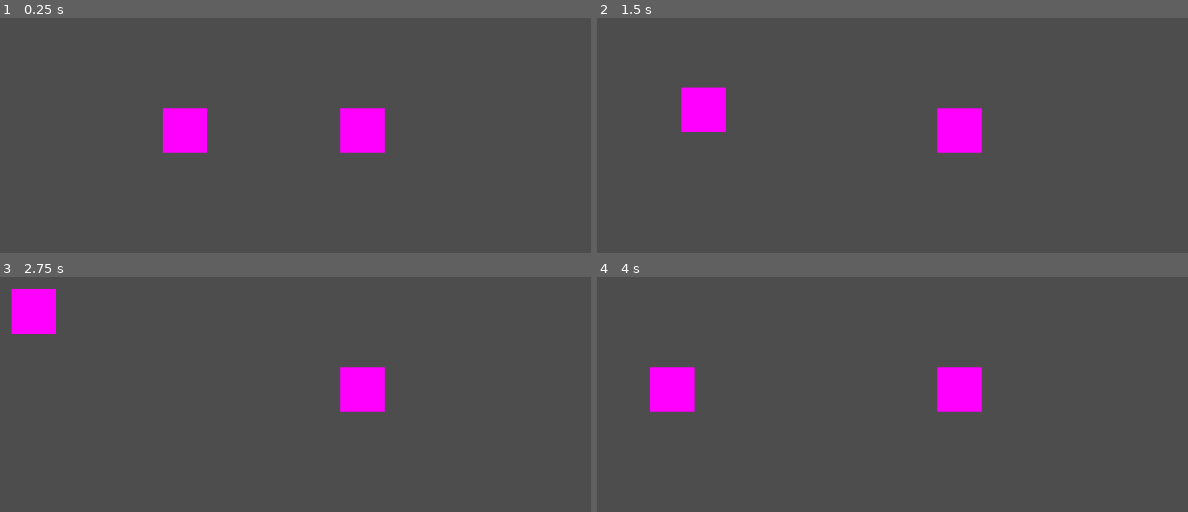
Above: before the commit, frames 1-4 (two rows, left to right).
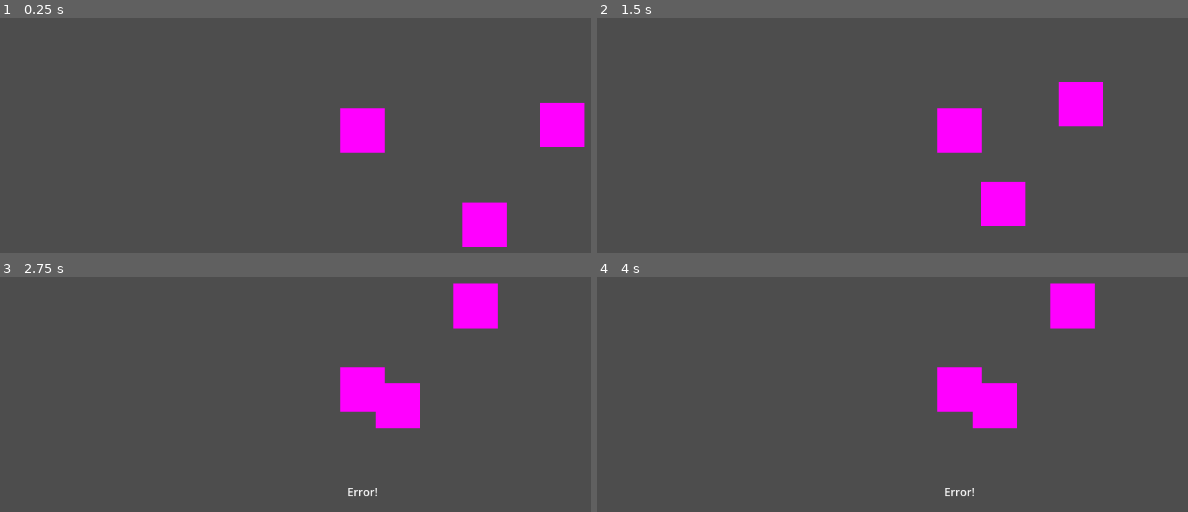
Above: after the commit, the same moments.

Repository: MastersUniversity/Deduction-RPG
Game: Godot game, scene res://main_game.tscn
Two runs of this game, one before a commit and one after it. Both use one fixed random seed, a clock stepped at 60 frames per second and the inputs below.
Inputs:
- Up to frame 1 (0.25 s): no input
- Up to frame 2 (1.5 s): tap Enter at 0.5 s; hold D (right) 0.53-1.28 s; tap Space (interact) at 0.6, 1.35 s; hold S (down) from 1.28 s (still down)
- Up to frame 3 (2.75 s): release S (down) at 2.03 s; hold D (right) from 2.03 s (still down); tap Space (interact) at 2.1 s
- Up to frame 4 (4 s): release D (right) at 2.78 s; hold W (up) 2.78-3.53 s; tap Space (interact) at 2.85, 3.6 s; hold A (left) from 3.53 s (still down)

The runs differ from the first frame. In frame 1, 4.3% of the frame differs, in the area x 27-99%, y 36-98%; in frame 2, 4.3%; in frame 3, 4.3%, in the area x 1-85%, y 2-94%; in frame 4, 4.3%.
Error after the commit: Invalid access to property or key 'NPC2' on a base object of type 'Dictionary'. (res://Scripts/Backend/Save.gd:29)

Commit message:
Inventory menu

Diff:
--- /dev/null
+++ b/Deduction-RPG/BoxContainer.gd
@@ -0,0 +1,34 @@
+extends BoxContainer
+
+
+# Called when the node enters the scene tree for the first time.
+func _ready():
+	var blue = load("res://light_blue128.png")
+	var i = 0
+	while len(Inventory.player_inventory) > i:
+		var itemObj = Inventory.player_inventory[i]
+		var nameText = itemObj.name
+		var textureObj = load(itemObj.image)
+		var descriptionText = itemObj.description
+
+		#create item slot
+		var vbox = VBoxContainer.new()
+		vbox.set_custom_minimum_size(Vector2(128,0))
+		vbox.set_tooltip_text(descriptionText)
+		#create item texture
+		var textureField = TextureRect.new()
+		textureField.set_texture(textureObj)
+		vbox.add_child(textureField)
+		#create item name label
+		var label1 = Label.new()
+		label1.text = nameText
+		label1.set_horizontal_alignment(1)
+		vbox.add_child(label1)
+		# Add the VBoxContainer to the scene
+		self.add_child(vbox)
+
+		i += 1
+
+# Called every frame. 'delta' is the elapsed time since the previous frame.
+func _process(delta):
+	pass
--- a/Deduction-RPG/Scripts/Backend/Item_Loader.gd
+++ b/Deduction-RPG/Scripts/Backend/Item_Loader.gd
@@ -5,7 +5,7 @@
 static func load_items():
 
 	# Opens the file
-	var item_file = FileAccess.open("res://Assets/Items.csv", FileAccess.READ)
+	var item_file = FileAccess.open("res://Assets/Items.txt", FileAccess.READ)
 
 	# Reads until the end of the file
 	while not item_file.eof_reached():
--- /dev/null
+++ b/Deduction-RPG/inlayer.gd
@@ -0,0 +1,11 @@
+extends CanvasLayer
+
+
+# Called when the node enters the scene tree for the first time.
+func _ready():
+	self.visible = false
+	pass
+
+# Called every frame. 'delta' is the elapsed time since the previous frame.
+func _process(delta):
+	pass
--- /dev/null
+++ b/Deduction-RPG/inventory.tscn
@@ -0,0 +1,18 @@
+[gd_scene load_steps=2 format=3 uid="uid://brthwt7cl5nuj"]
+
+[ext_resource type="PackedScene" uid="uid://bdtkp668lus6y" path="res://inventory_layer.tscn" id="1_uej53"]
+
+[node name="Inventory" type="Control"]
+layout_mode = 3
+anchor_left = -0.278
+anchor_top = 0.198
+anchor_right = -0.278
+anchor_bottom = 0.198
+offset_left = 336.256
+offset_top = -120.304
+offset_right = 1456.26
+offset_bottom = 63.696
+size_flags_horizontal = 4
+size_flags_vertical = 4
+
+[node name="CanvasLayer" parent="." instance=ExtResource("1_uej53")]
--- /dev/null
+++ b/Deduction-RPG/inventory_layer.tscn
@@ -0,0 +1,42 @@
+[gd_scene load_steps=4 format=3 uid="uid://bdtkp668lus6y"]
+
+[ext_resource type="Script" path="res://inlayer.gd" id="1_2nlmg"]
+[ext_resource type="Script" path="res://BoxContainer.gd" id="2_i62dt"]
+
+[sub_resource type="PlaceholderTexture2D" id="PlaceholderTexture2D_wgm4a"]
+
+[node name="CanvasLayer" type="CanvasLayer"]
+follow_viewport_enabled = true
+script = ExtResource("1_2nlmg")
+
+[node name="ColorRect" type="ColorRect" parent="."]
+offset_left = 32.0
+offset_top = 16.0
+offset_right = 1120.0
+offset_bottom = 192.0
+color = Color(0.313726, 0.258824, 0.0705882, 1)
+
+[node name="ItemContainer" type="BoxContainer" parent="."]
+custom_minimum_size = Vector2(128, 0)
+offset_left = 64.0
+offset_top = 32.0
+offset_right = 1088.0
+offset_bottom = 192.0
+script = ExtResource("2_i62dt")
+
+[node name="BoxContainer" type="BoxContainer" parent="ItemContainer"]
+custom_minimum_size = Vector2(128, 0)
+layout_mode = 2
+tooltip_text = "description"
+vertical = true
+
+[node name="TextureRect" type="TextureRect" parent="ItemContainer/BoxContainer"]
+layout_mode = 2
+texture = SubResource("PlaceholderTexture2D_wgm4a")
+expand_mode = 4
+
+[node name="Label" type="Label" parent="ItemContainer/BoxContainer"]
+layout_mode = 2
+text = "item"
+horizontal_alignment = 1
+autowrap_mode = 2
--- /dev/null
+++ b/Deduction-RPG/inventory_layout.gd
@@ -0,0 +1,11 @@
+extends Control
+
+
+# Called when the node enters the scene tree for the first time.
+func _ready():
+	self.visible = false
+
+
+# Called every frame. 'delta' is the elapsed time since the previous frame.
+func _process(delta):
+	pass
--- a/Deduction-RPG/main_game.tscn
+++ b/Deduction-RPG/main_game.tscn
@@ -1,7 +1,8 @@
-[gd_scene load_steps=6 format=3 uid="uid://4i3antgx1lrl"]
+[gd_scene load_steps=7 format=3 uid="uid://4i3antgx1lrl"]
 
 [ext_resource type="PackedScene" uid="uid://li84anpt6tgt" path="res://player.tscn" id="1_0ugav"]
 [ext_resource type="PackedScene" uid="uid://dqexcpw7i62ji" path="res://canvas_layer.tscn" id="2_emj8v"]
+[ext_resource type="PackedScene" uid="uid://bdtkp668lus6y" path="res://inventory_layer.tscn" id="2_iqqc1"]
 [ext_resource type="Script" path="res://NPC1.gd" id="3_71yfj"]
 
 [sub_resource type="RectangleShape2D" id="RectangleShape2D_2n5ev"]
@@ -9,15 +10,32 @@
 
 [sub_resource type="PlaceholderTexture2D" id="PlaceholderTexture2D_qdn70"]
 
-[node name="Node2D" type="Node2D"]
+[node name="game_scene" type="Node2D"]
 
 [node name="player" parent="." instance=ExtResource("1_0ugav")]
-position = Vector2(96, -160)
+position = Vector2(-576, 328)
 
-[node name="CanvasLayer" parent="." instance=ExtResource("2_emj8v")]
+[node name="Camera2D2" type="Camera2D" parent="player"]
+
+[node name="SubViewportContainer" type="SubViewportContainer" parent="player"]
+z_index = 12
+offset_left = -576.0
+offset_top = -328.0
+offset_right = 576.0
+offset_bottom = 312.0
+
+[node name="SubViewport" type="SubViewport" parent="player/SubViewportContainer"]
+transparent_bg = true
+handle_input_locally = false
+size = Vector2i(1152, 640)
+size_2d_override_stretch = true
+render_target_update_mode = 4
+
+[node name="CanvasLayerIn" parent="player/SubViewportContainer/SubViewport" instance=ExtResource("2_iqqc1")]
+layer = 10
 
 [node name="NPC1" type="Area2D" parent="."]
-position = Vector2(-192, -128)
+position = Vector2(-320, 352)
 script = ExtResource("3_71yfj")
 
 [node name="CollisionShape2D" type="CollisionShape2D" parent="NPC1"]
@@ -29,5 +47,20 @@
 scale = Vector2(64, 64.5)
 texture = SubResource("PlaceholderTexture2D_qdn70")
 
+[node name="CanvasLayer" parent="." instance=ExtResource("2_emj8v")]
+
+[node name="NPC2" type="Area2D" parent="."]
+position = Vector2(-432, 496)
+script = ExtResource("3_71yfj")
+
+[node name="CollisionShape2D" type="CollisionShape2D" parent="NPC2"]
+position = Vector2(32, -32)
+shape = SubResource("RectangleShape2D_2n5ev")
+
+[node name="Sprite2D" type="Sprite2D" parent="NPC2"]
+position = Vector2(32, -32)
+scale = Vector2(64, 64.5)
+texture = SubResource("PlaceholderTexture2D_qdn70")
+
 [connection signal="npcInteract" from="player" to="CanvasLayer" method="_on_player_npc_interact"]
 [connection signal="lockUpdate" from="CanvasLayer" to="player" method="_on_canvas_layer_lock_update"]
--- a/Deduction-RPG/player.gd
+++ b/Deduction-RPG/player.gd
@@ -12,20 +12,29 @@
 @onready var ray_right = $RayCast_RIGHT
 
 var unlock = true
+var iUnlock = true
 
 signal npcInteract(npcName)
 
 func _process (delta):
-	if unlock:
+	#locks actions while in a menu of some kind
+	if unlock and iUnlock:
 		if Input.is_action_just_pressed("interact"):
 			try_interact()
+		if Input.is_action_just_pressed("inventory"):
+			$"SubViewportContainer/SubViewport/CanvasLayerIn".visible = true
+			iUnlock = false
+	elif unlock and not iUnlock:
+		if Input.is_action_just_pressed("inventory"):
+			$"SubViewportContainer/SubViewport/CanvasLayerIn".visible = false
+			iUnlock = true
 
 func _physics_process(delta):
 
 	velocity = Vector2.ZERO
 
-	# inputs
-	if unlock:
+	#movement inputs
+	if unlock and iUnlock:
 		if Input.is_action_pressed("up"):
 			velocity.y += -1 * SPEED
 			facing = Vector2(0, -1)
@@ -63,6 +72,6 @@
 			var npcID=rayCast.get_collider().on_interact()
 			npcInteract.emit(npcID)
 			unlock = false
-
+#releases the lock on player movement and interactions
 func _on_canvas_layer_lock_update(boolean):
 	unlock = boolean
--- a/Deduction-RPG/player.tscn
+++ b/Deduction-RPG/player.tscn
@@ -33,5 +33,3 @@
 [node name="RayCast_RIGHT" type="RayCast2D" parent="."]
 target_position = Vector2(64, 0)
 collide_with_areas = true
-
-[node name="Camera2D" type="Camera2D" parent="."]
--- a/Deduction-RPG/project.godot
+++ b/Deduction-RPG/project.godot
@@ -46,3 +46,9 @@
 , Object(InputEventKey,"resource_local_to_scene":false,"resource_name":"","device":-1,"window_id":0,"alt_pressed":false,"shift_pressed":false,"ctrl_pressed":false,"meta_pressed":false,"pressed":false,"keycode":0,"physical_keycode":4194321,"key_label":0,"unicode":0,"echo":false,"script":null)
 ]
 }
+inventory={
+"deadzone": 0.5,
+"events": [Object(InputEventKey,"resource_local_to_scene":false,"resource_name":"","device":-1,"window_id":0,"alt_pressed":false,"shift_pressed":false,"ctrl_pressed":false,"meta_pressed":false,"pressed":false,"keycode":0,"physical_keycode":4194305,"key_label":0,"unicode":0,"echo":false,"script":null)
+, Object(InputEventKey,"resource_local_to_scene":false,"resource_name":"","device":-1,"window_id":0,"alt_pressed":false,"shift_pressed":false,"ctrl_pressed":false,"meta_pressed":false,"pressed":false,"keycode":0,"physical_keycode":69,"key_label":0,"unicode":101,"echo":false,"script":null)
+]
+}
Binary file added: Deduction-RPG/light_blue128.png
Not shown, added: Deduction-RPG/light_blue128.png.import
